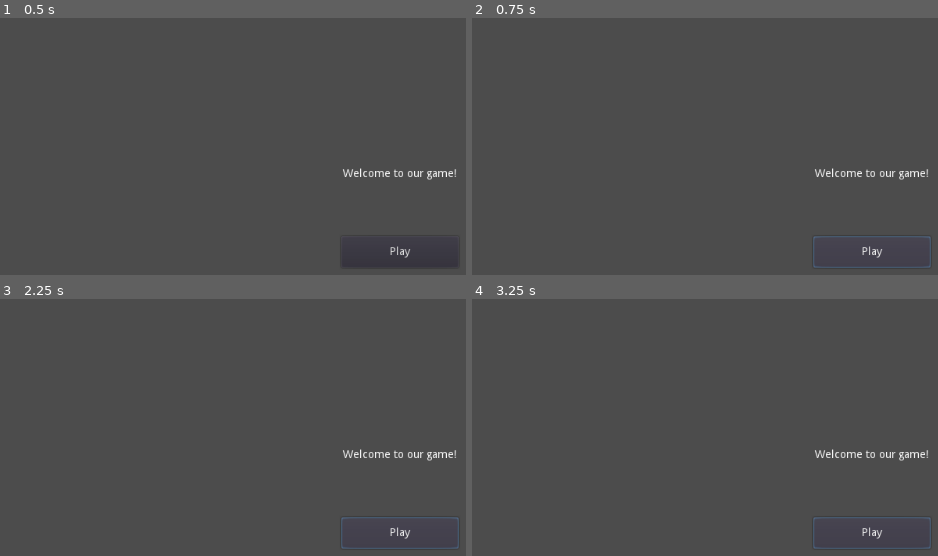
Above: before the commit, frames 1-4 (two rows, left to right).
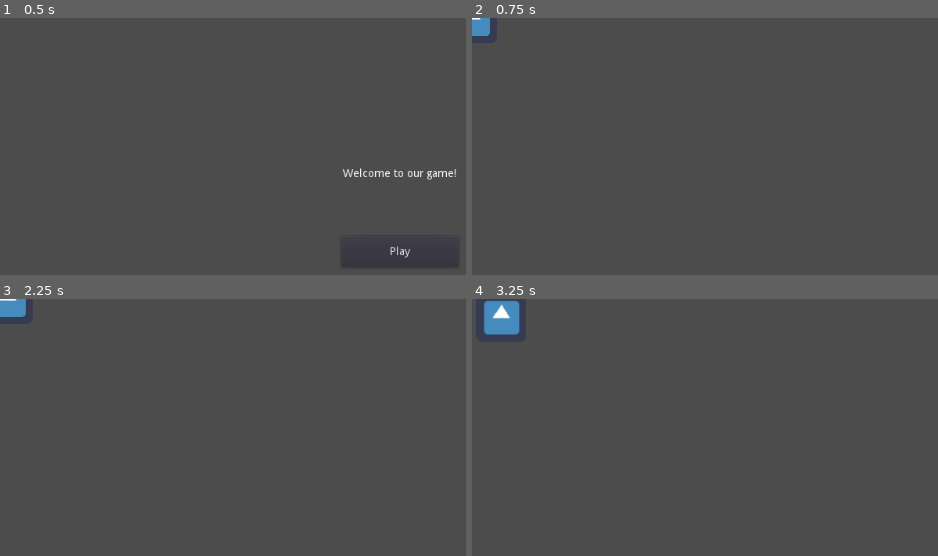
Above: after the commit, the same moments.

Repository: JTMahone/Fellas-Against-Regional-Tyrrany-Final-Project
Game: Godot game, scene res://UI/Main_Menu.tscn
Two runs of this game, one before a commit and one after it. Both use one fixed random seed, a clock stepped at 60 frames per second and the inputs below. The engine's default icon, where the game draws it, is replaced by a stand-in: a white triangle on a blue panel in a dark square.
Inputs (mouse positions are in pixels of both pictures, inside the frame that each line leads up to):
- Up to frame 1 (0.5 s): no input
- Up to frame 2 (0.75 s): click "Play" at 0.5 s
- Up to frame 3 (2.25 s): click (400, 532) at 1.25 s, where only the run before the commit has a clickable "Play"; tap Enter at 2 s; hold D (right) from 2.03 s (still down)
- Up to frame 4 (3.25 s): release D (right) at 2.78 s; hold S (down) from 2.78 s (still down)

Frame 1 is identical in both runs. In frame 2, 0.9% of the frame differs, in the area x 0-99%, y 0-98%; in frame 3, 1.1%; in frame 4, 1.7%, in the area x 2-99%, y 0-98%.

Commit message:
changed script to launch to level 1 on play button

Diff:
--- a/UI/Main_Menu.gd
+++ b/UI/Main_Menu.gd
@@ -4,4 +4,4 @@
 	pass
 
 func _on_Play_pressed():
-	var _scene = get_tree().change_scene("res://Game.tcsn")
+	var _scene = get_tree().change_scene("res://Levels/Level1.tscn")
